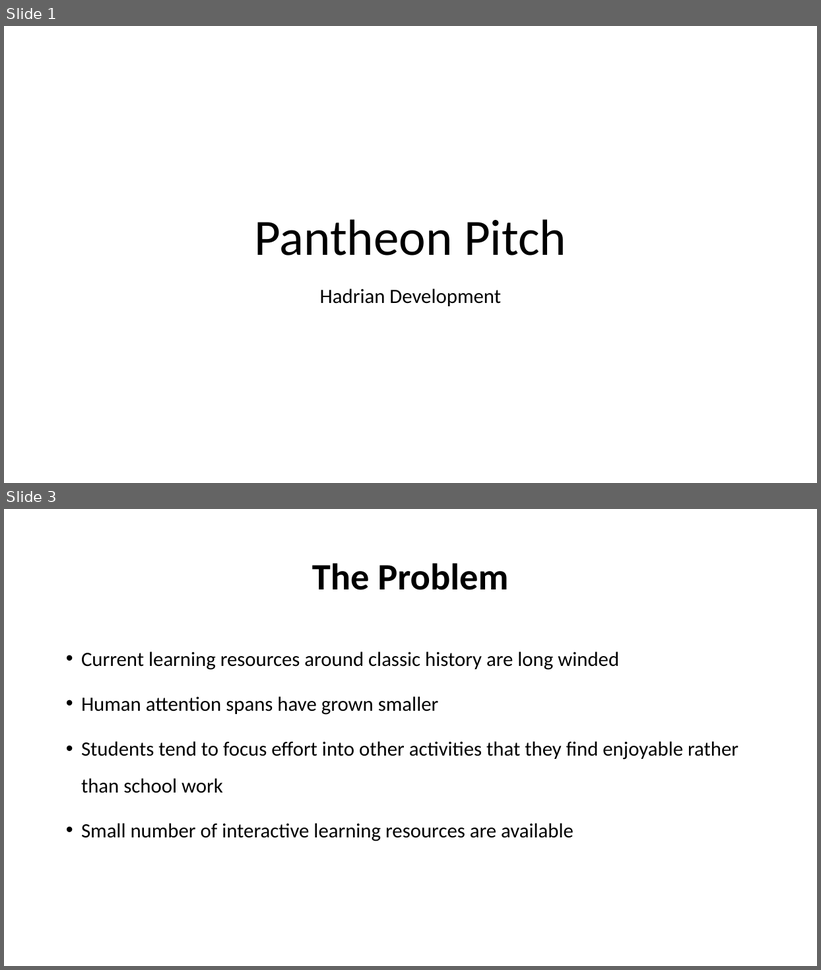
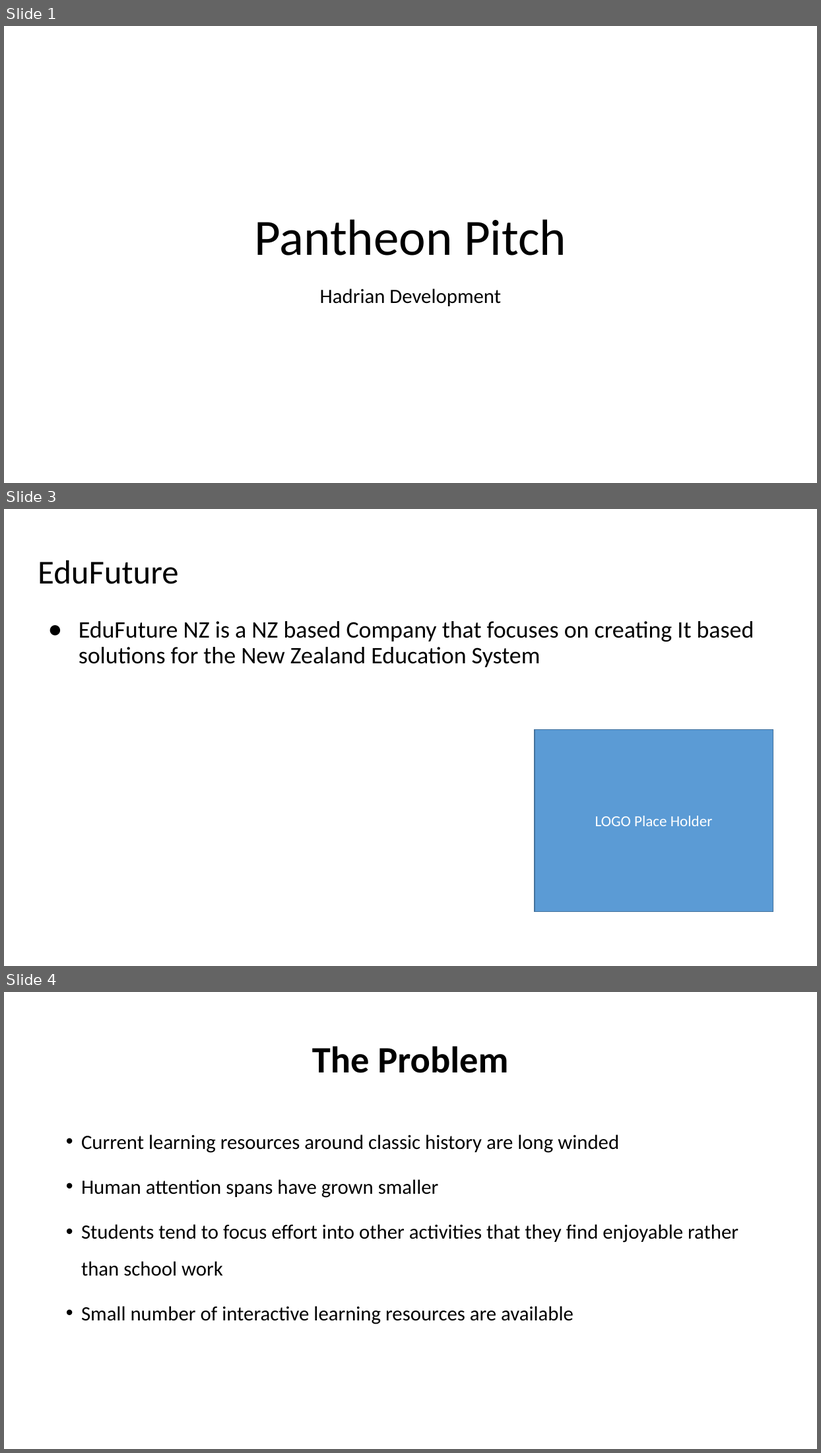
Before and after one commit to Qelliami/IT701-Project, a slide deck: Pitch/Pantheon Pitch.pptx. Shown one above the other, each under a label of ours: slides 1 and 3 before the commit, slides 1, 3 and 4 after it; the slides between them are not shown. The pictures are 821x970 and 821x1453 pixels, drawn with LibreOffice and Linux fonts; fonts in the diff are those of the drawing. Boxes give left, top, right and bottom in pixels: in the first picture for what was removed or moved away, otherwise in the second. Text is boxed around its words. In the diff, an @@ line names an element or a change of style, - is before the commit and + after.

```diff
--- a/Pitch/Pantheon Pitch.pptx
+++ b/Pitch/Pantheon Pitch.pptx
@@ slide 3 added at bbox=[4, 509, 817, 966], background #FFFFFF @@
@@ title added at bbox=[38, 560, 178, 584], 39.6 pt, text #000000 @@
+EduFuture
@@ text added at bbox=[79, 621, 754, 667], 28 pt, text #000000 @@
+● EduFuture NZ is a NZ based Company that focuses on creating It based solutions for the New Zealand Education System
@@ rectangle added at bbox=[535, 730, 773, 912], fill #5B9BD5, outline #43739E 1 pt, 18 pt, text #FFFFFF @@
+LOGO Place Holder
@@ what was slide 3 is now slide 4 @@
```
Also in this commit, not shown: 1 slide changed, 1 other slide added, 1 other file.
